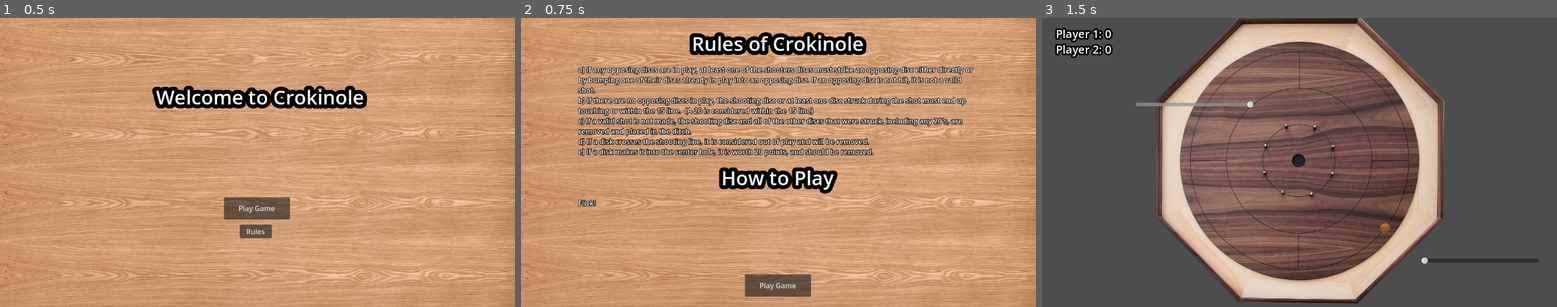
Above: before the commit, frames 1-3 (left to right).
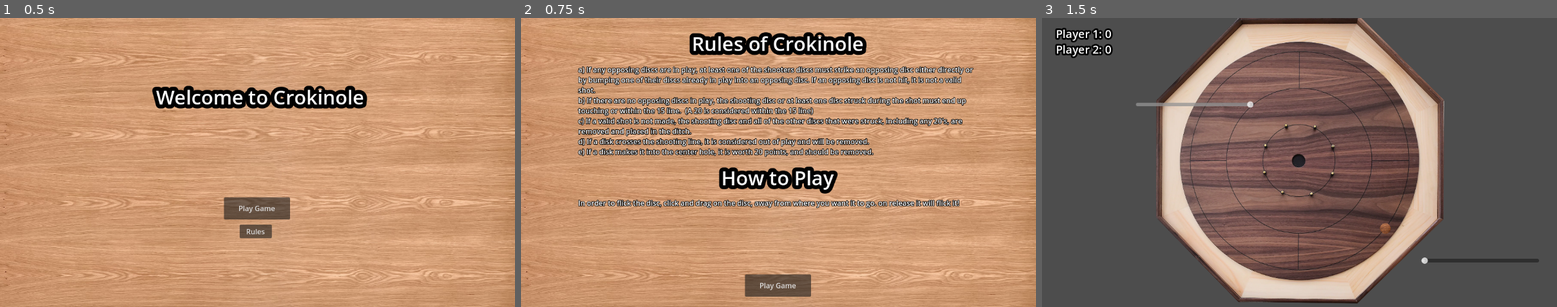
Above: after the commit, the same moments.

Repository: WadeCanavan/Crokinole
Game: Godot game, scene res://Scenes/Title.tscn
Two runs of this game, one before a commit and one after it. Both use one fixed random seed, a clock stepped at 60 frames per second and the inputs below.
Inputs:
- Up to frame 1 (0.5 s): no input
- Up to frame 2 (0.75 s): click "Rules" at 0.5 s
- Up to frame 3 (1.5 s): click "Play Game" at 1.25 s

Frame 1 is identical in both runs. In frame 2, 1.3% of the frame differs, in the area x 11-86%, y 62-66%; in frame 3, nothing differs.

Commit message:
Label adjustments

Diff:
--- a/Scenes/Help.tscn
+++ b/Scenes/Help.tscn
@@ -100,7 +100,7 @@
 
 
 
-Flick!
+In order to flick the disc, click and drag on the disc, away from where you want it to go. on release it will flick it!
 "
 
 [connection signal="pressed" from="PlayGameButton" to="." method="_on_play_game_button_pressed"]
Not shown: 1 places in Scenes/Help.tscn that only renumber resources
